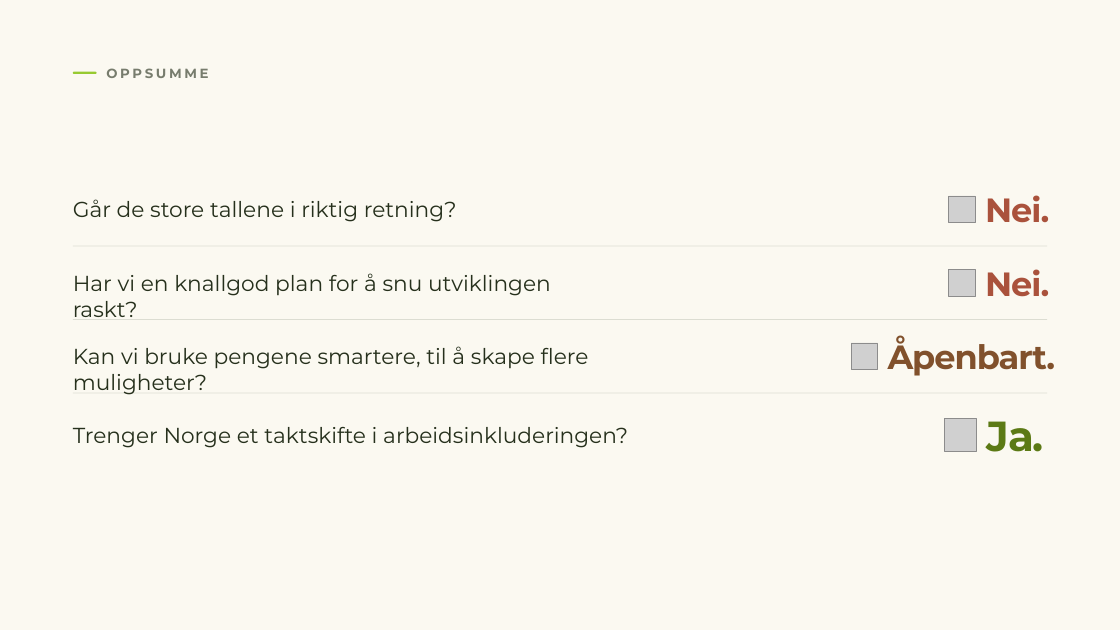
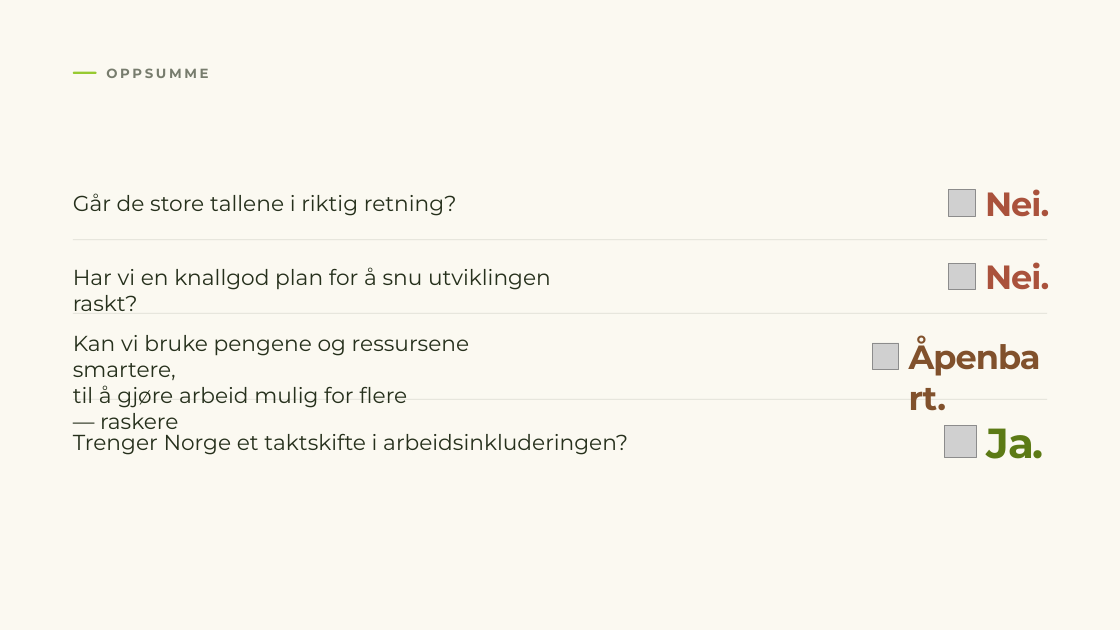
Before and after one commit to MarcusEvensen-Org/iarbeid-riketstilstand, a slide deck: slide 26 of Rikets tilstand 2026.pptx (slide 22 before the commit). Drawn at 1120x630 pixels with LibreOffice and Linux fonts; fonts in the diff are those of the drawing; grey boxes stand for pictures; background and template pictures are left out. Boxes give left, top, right and bottom in pixels: in the first picture for what was removed or moved away, otherwise in the second. Text is boxed around its words. In the diff, an @@ line names an element or a change of style, - is before the commit and + after.

```diff
--- a/Rikets tilstand 2026.pptx
+++ b/Rikets tilstand 2026.pptx
@@ 4 texts, 2 pictures, 2 rectangles: place and size @@
-4 texts, 2 pictures, 2 rectangles at <box>73,195,1049,320</box>
+4 texts, 2 pictures, 2 rectangles at <box>73,189,1049,314</box>
@@ text at <box>73,335,469,429</box>: text changed @@
-Kan vi bruke pengene smartere, til å skape flere muligheter?
+Kan vi bruke pengene og ressursene smartere,
+til å gjøre arbeid mulig for flere — raskere
@@ picture: place and size @@
-picture at <box>851,343,878,370</box>
+picture at <box>873,343,900,370</box>
@@ text "Åpenbart." rewrapped from <box>888,337,1056,376</box> to <box>909,336,1042,376</box> @@
@@ 2 texts, 1 rectangle, 1 picture: place and size @@
-2 texts, 1 rectangle, 1 picture at <box>73,392,1048,452</box>
+2 texts, 1 rectangle, 1 picture at <box>73,399,1048,459</box>
```
Also in this commit, not shown: 19 other slides changed, 6 slides added, 2 slides removed, 2 other files.
